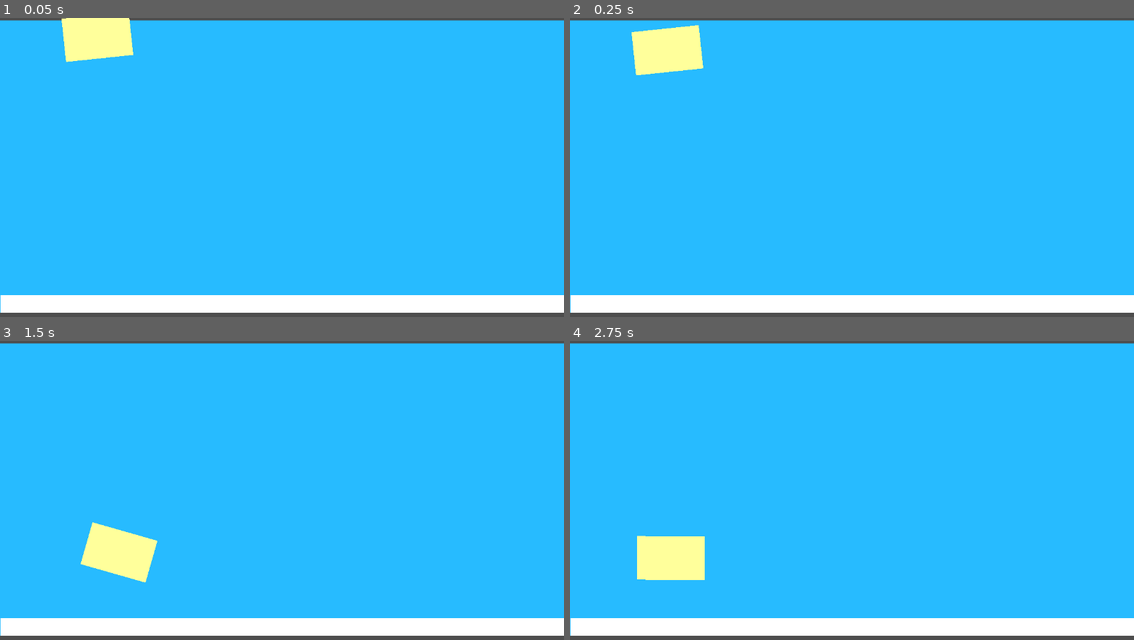
Above: before the commit, frames 1-4 (two rows, left to right).
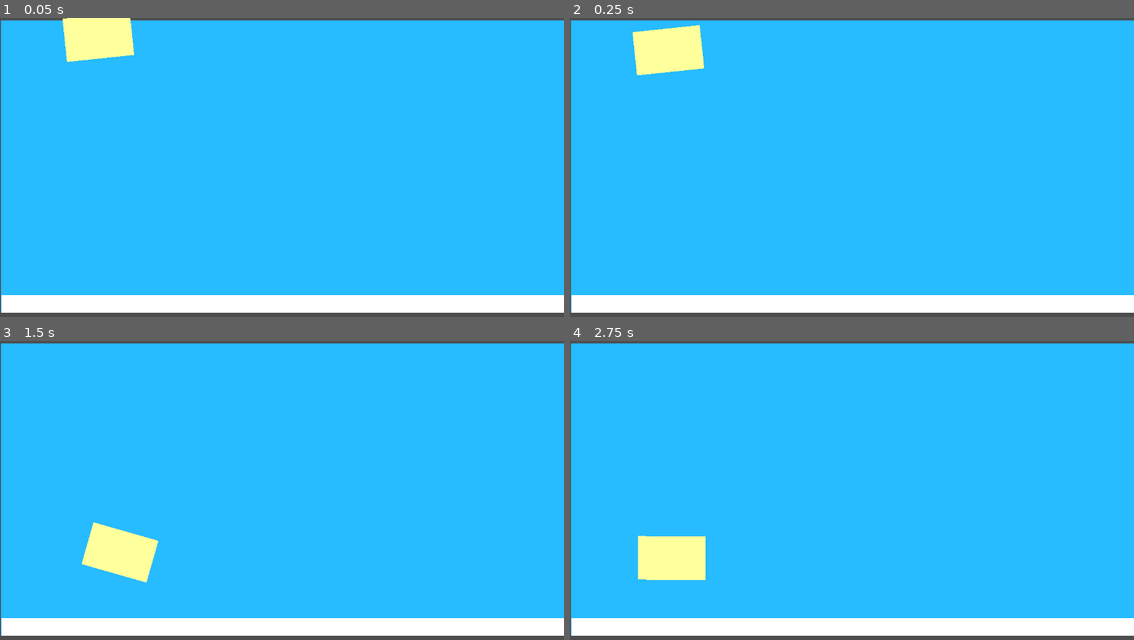
Above: after the commit, the same moments.

Repository: jonasdesenvolvedor/trilha_godot
Game: Godot game, scene res://node_2d.tscn
The game is run twice, just before and just after one commit, with the same random seed, the same clock (stepped at 60 frames per second) and the same inputs.
Inputs:
- Up to frame 1 (0.05 s): no input
- Up to frame 2 (0.25 s): no input
- Up to frame 3 (1.5 s): no input
- Up to frame 4 (2.75 s): no input

The runs differ from the first frame. In frame 1, 0.3% of the frame differs, in the area x 0-24%, y 0-99%; in frame 2, 0.3%; in frame 3, 0.4%, in the area x 0-29%, y 0-99%; in frame 4, 0.3%.

Commit message:
teste123

Diff:
--- a/projeto-2/node_2d.tscn
+++ b/projeto-2/node_2d.tscn
@@ -8,7 +8,7 @@
 size = Vector2(1157, 36.5)
 
 [node name="Node2D" type="Node2D"]
-position = Vector2(0, -5)
+position = Vector2(2, -5)
 
 [node name="ColorRect" type="ColorRect" parent="."]
 offset_top = 10.0
